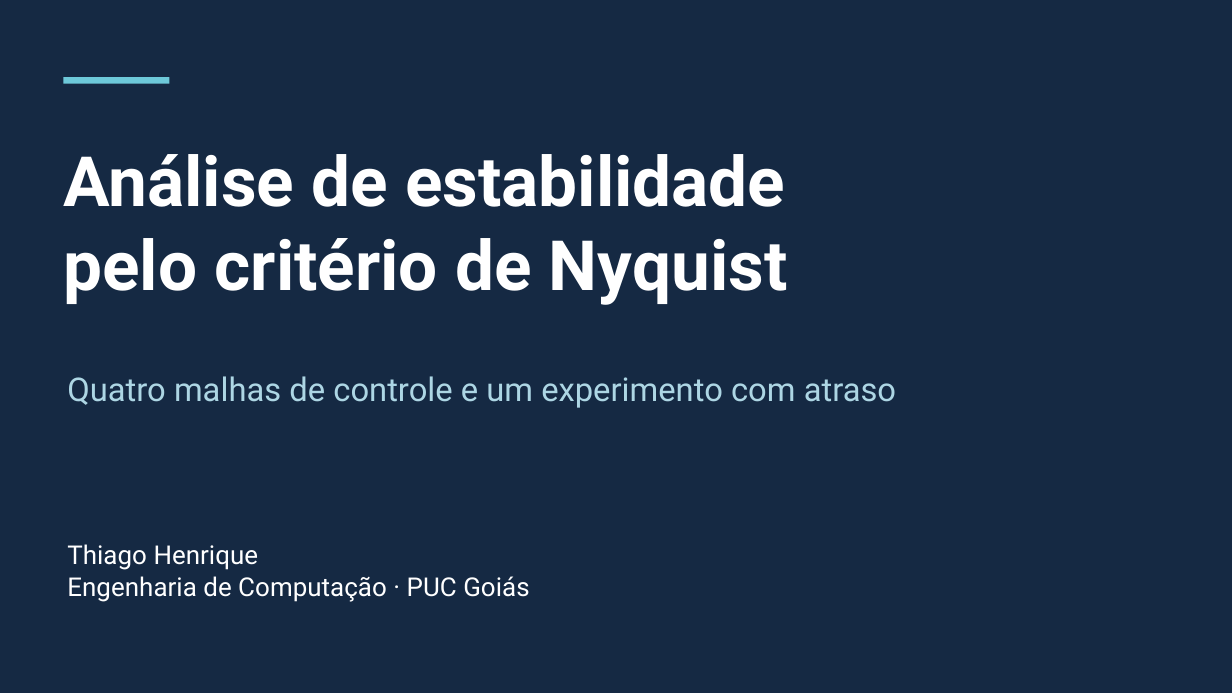
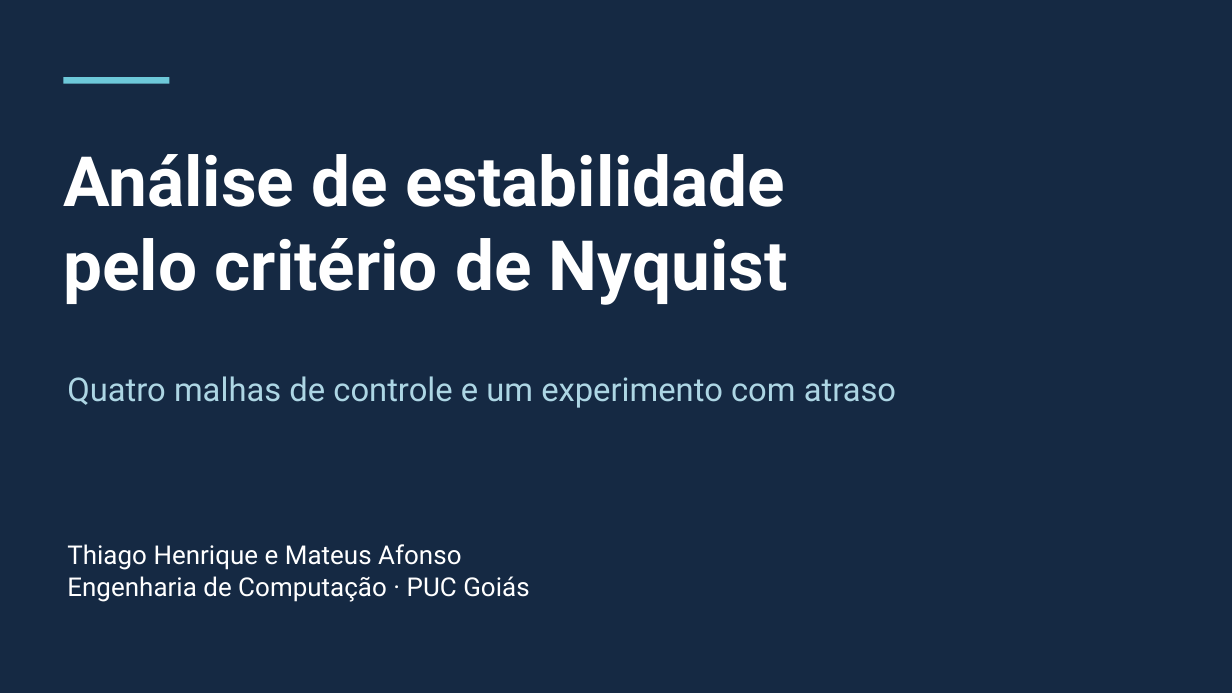
Before and after one commit to ThHSzR/projeto-nyquist, a slide deck: slide 1 of seminario.pptx. Drawn at 1232x693 pixels with LibreOffice and Linux fonts; fonts in the diff are those of the drawing. Boxes give left, top, right and bottom in pixels: in the first picture for what was removed or moved away, otherwise in the second. Text is boxed around its words. In the diff, an @@ line names an element or a change of style, - is before the commit and + after.

Commit message:
Inclui Mateus Afonso na autoria do artigo e da apresentação

```diff
--- a/seminario.pptx
+++ b/seminario.pptx
@@ text at bbox=[67, 544, 461, 570]: text changed @@
-Thiago Henrique
+Thiago Henrique e Mateus Afonso
```
Also in this commit, not shown: 2 other files.
